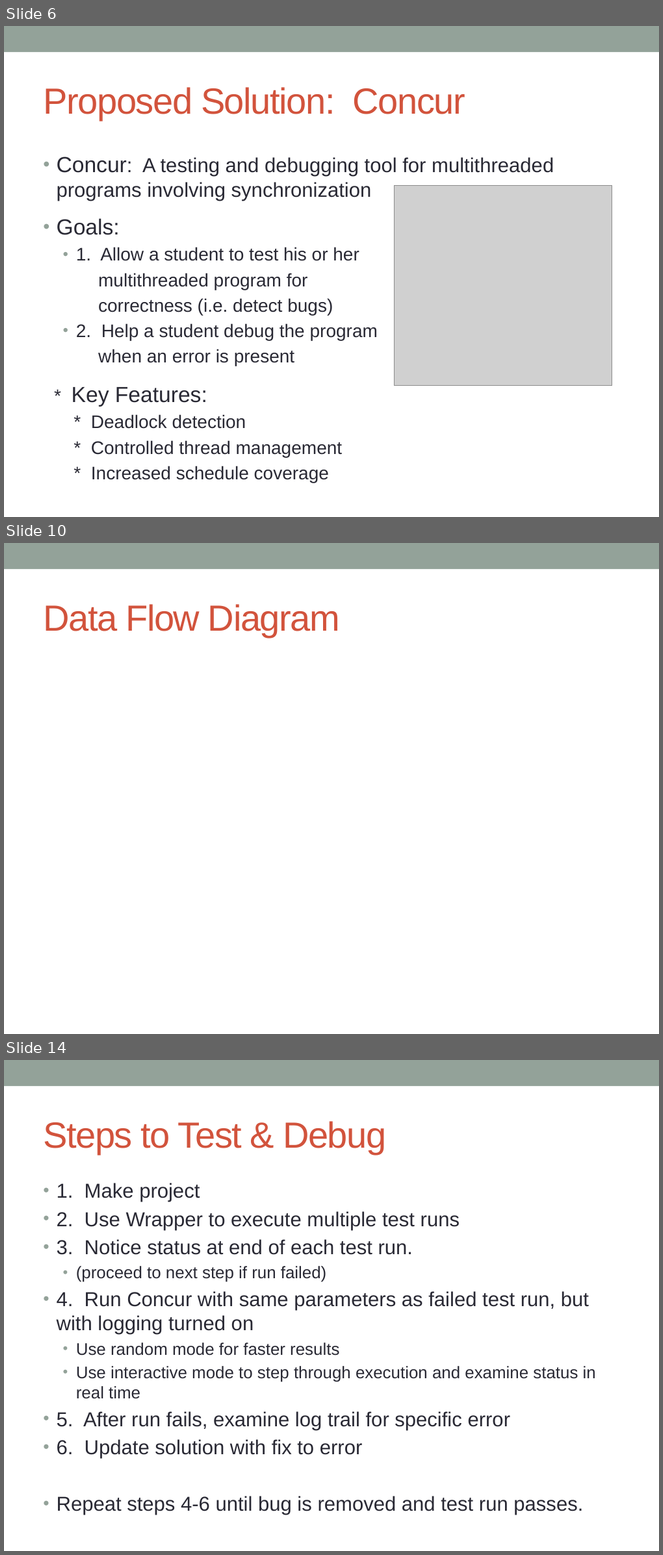
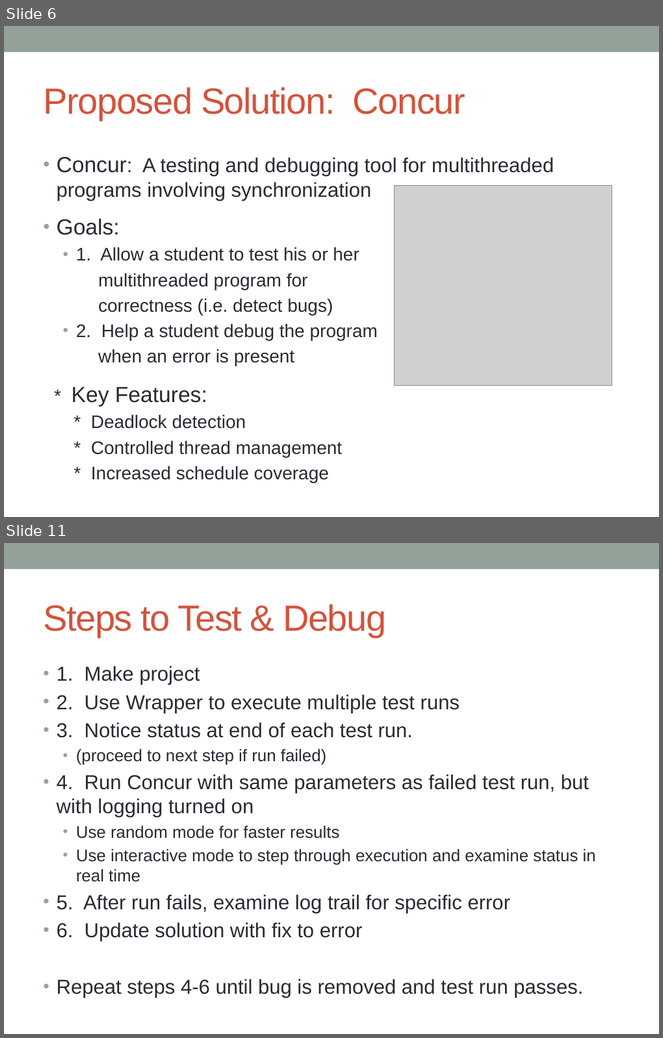
Before and after one commit to concurTestFramework/concurTestFramework, a slide deck: Documents/Concur_Presentation.pptx. Shown one above the other, each under a label of ours: slides 6, 10 and 14 before the commit, slides 6 and 11 after it; the slides between them are not shown. The pictures are 663x1555 and 663x1038 pixels, drawn with LibreOffice and Linux fonts; fonts in the diff are those of the drawing; grey boxes stand for pictures. Boxes give left, top, right and bottom in pixels: in the first picture for what was removed or moved away, otherwise in the second. Text is boxed around its words. In the diff, an @@ line names an element or a change of style, - is before the commit and + after.

```diff
--- a/Documents/Concur_Presentation.pptx
+++ b/Documents/Concur_Presentation.pptx
@@ slide 10 removed at [4, 543, 659, 1034], background #FFFFFF; not listed: 1 template element that a slide beside it also shows @@
@@ title removed at [43, 604, 340, 637] @@
-Data Flow Diagram
@@ what was slide 14 is now slide 11 @@
```
Also in this commit, not shown: 7 slides changed, 2 slides added, 2 other slides removed.
